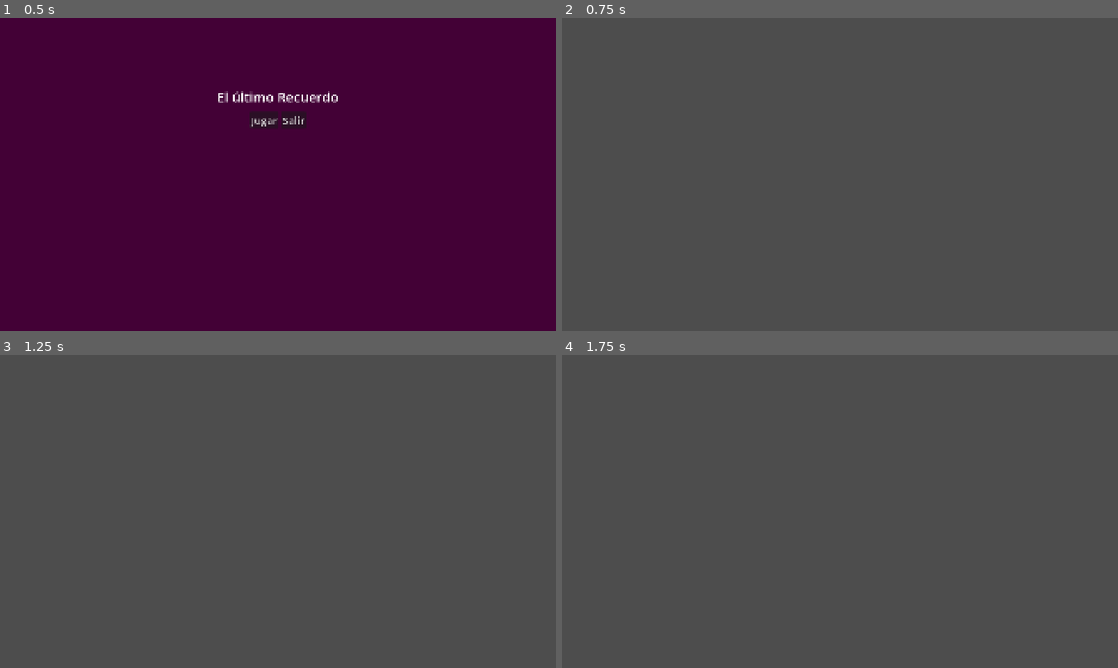
Above: before the commit, frames 1-4 (two rows, left to right).
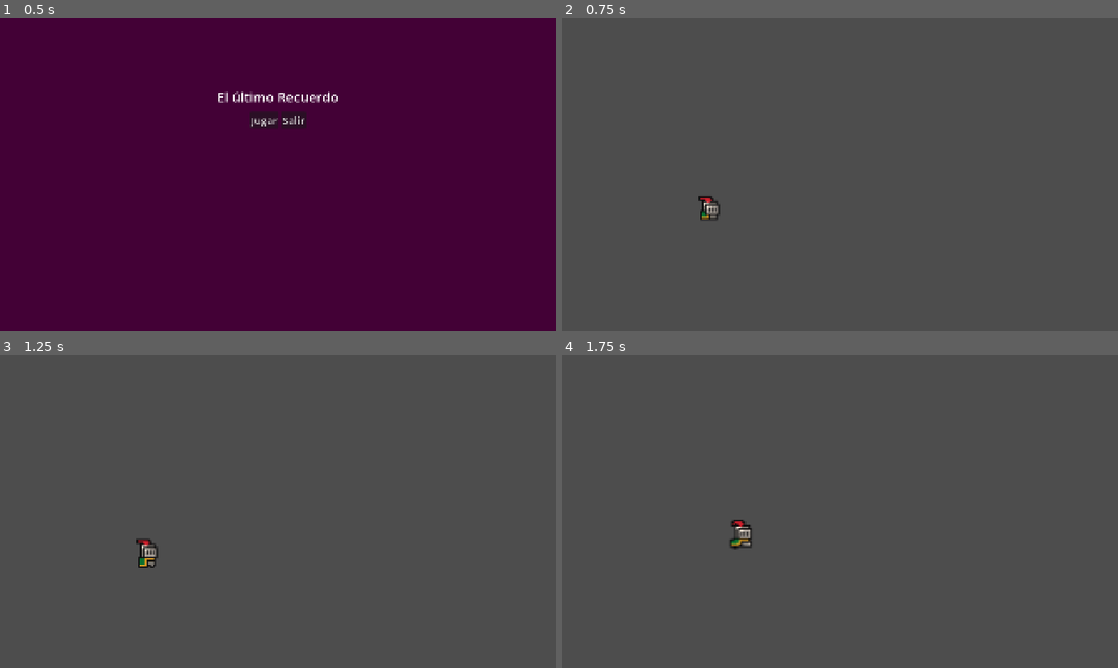
Above: after the commit, the same moments.

Repository: empanad4z/WOMEN-GAME-JAM-2026
Game: Godot game, scene res://scenes/main.tscn
The game is run twice, just before and just after one commit, with the same random seed, the same clock (stepped at 60 frames per second) and the same inputs.
Inputs:
- Up to frame 1 (0.5 s): no input
- Up to frame 2 (0.75 s): click "Jugar" at 0.5 s
- Up to frame 3 (1.25 s): no input
- Up to frame 4 (1.75 s): tap Enter (ui_accept) at 1.25 s; hold Right (move_right) from 1.28 s (still down); tap X (attack) at 1.35 s; tap Z (jump) at 1.52 s

Frame 1 is identical in both runs. In frame 2, 0.2% of the frame differs, in the area x 24-29%, y 56-65%; in frame 3, 0.3%, in the area x 24-29%, y 58-68%; in frame 4, 0.3%.

Commit message:
chore: botón jugar abre la escena de prueba del player

Diff:
--- a/scripts/main_menu.gd
+++ b/scripts/main_menu.gd
@@ -2,7 +2,7 @@
 
 func _on_boton_jugar_pressed() -> void:
 	# Cambiar a ejemplo "res://scenes/Map1.tscn" por la ruta exacta del primer nivel
-	get_tree().change_scene_to_file("res://scenes/Map1.tscn")
+	get_tree().change_scene_to_file("res://scenes/tests/test_player.tscn")
 
 func _on_boton_salir_pressed() -> void:
 	# Cierra la aplicación/juego por completo
